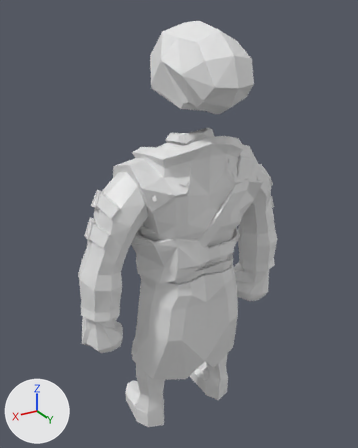
Two versions of the Blender file Models/Blend/Armors/LegendaryNobleArcherArmor.blend, one commit apart.
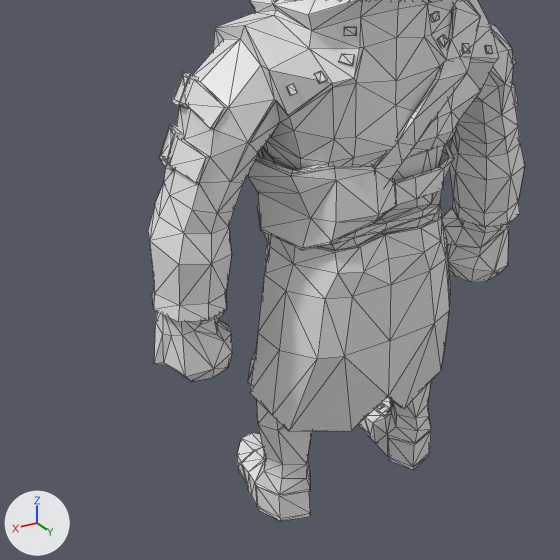
Old and new are each drawn whole from a 50 mm camera at (5.2, 8.43, 9.21) aimed at (0.12, -0.05, 4.97) and again close up on the part from 0% to 83% of the width and 34% to 100% of the height. Lighting does not change. The marker at lower left points along +X, +Y and +Z. The close-ups show mesh edges as thin lines.

The first close-up shows 'Boots', 'Chest'.
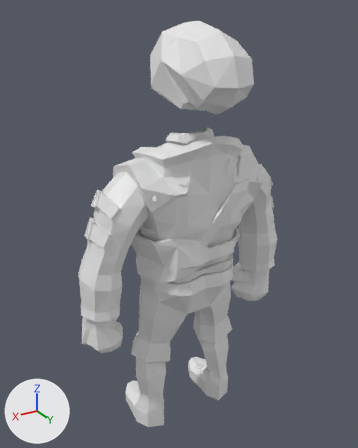
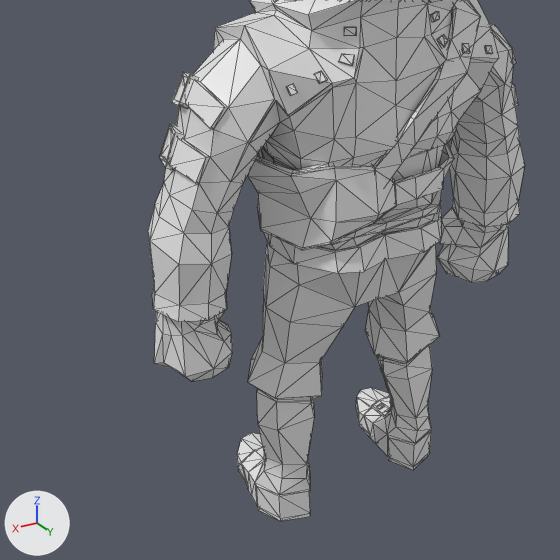
Commit message: fix archer models

Edits to the bpy script that builds the scene:
```text
Change me_untitled:
    used by ob_chest; location = (0.0, 0.0, 0.0)
    remove me_untitled.from_pydata(...)  # 1526 vertices, 2711 faces; spans x -2.5..2.5, y -1.17..1.06, z 1.4..7.06
    add me_untitled.from_pydata(...)  # 1472 vertices, 2596 faces; spans x -2.5..2.5, y -1.17..1.06, z 2.44..7.06
    me_untitled part 1
    61 vertices are removed from x -1.44..1.44, y 0.09..0.93, z 1.4..3.83
    124 faces are deleted
    7 vertices are added at x -0.95..0.94, y 0.47..0.86, z 3.78..3.84
    9 new faces join them
```

Boxes [x1, y1, x2, y2] around the edits, measured in the close-ups (560 x 560 px):
'Chest', reshaped
    before: [148, 0, 525, 431]
    after: [148, 0, 525, 381]
part 1 of me_untitled, cut back
    before: [250, 219, 450, 431]
'Pants', unchanged, uncovered by the edit
    before: [248, 241, 270, 384]
    after: [248, 241, 439, 401]
